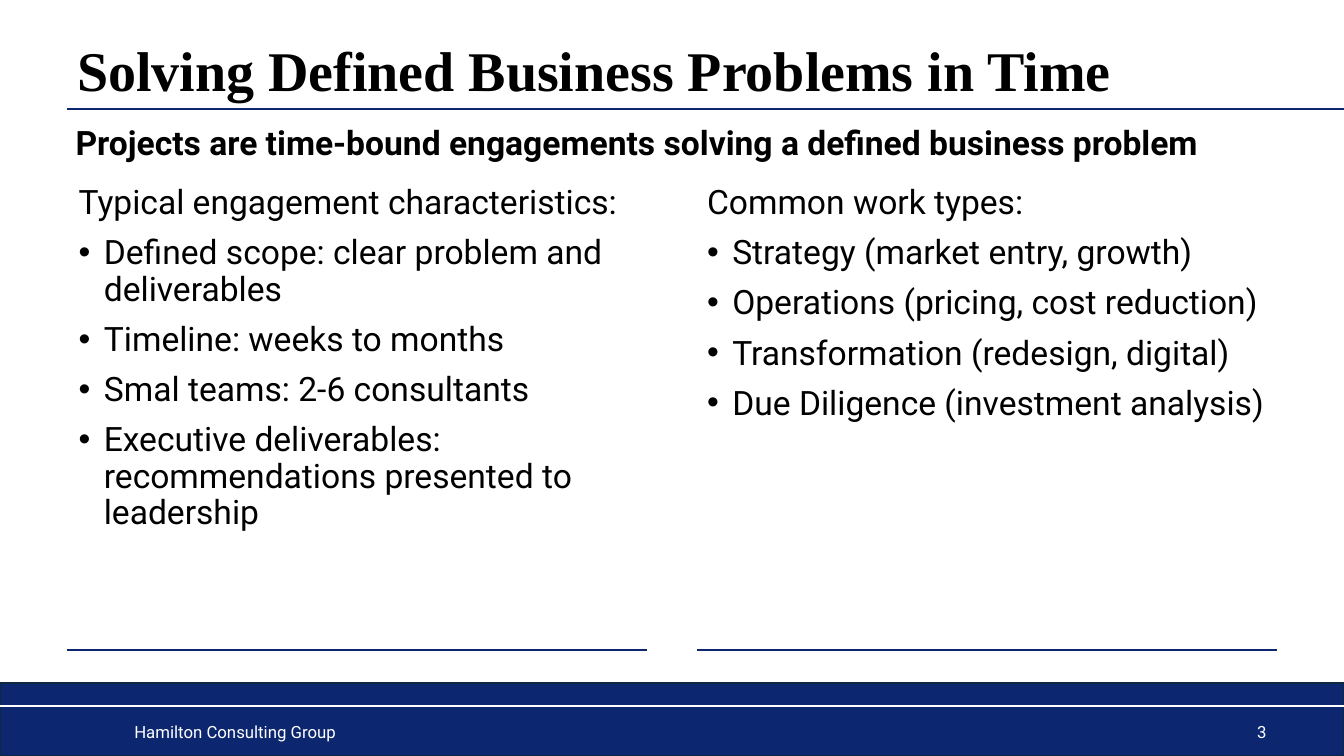
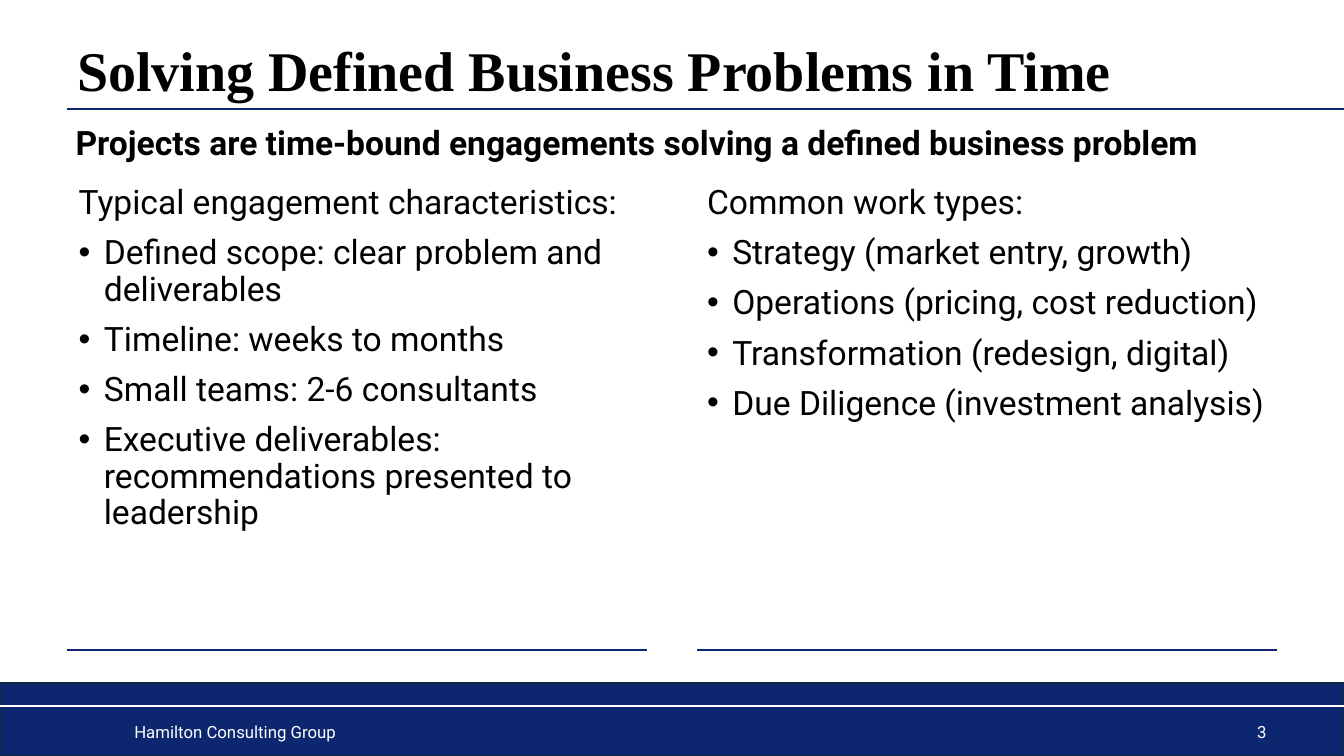
Before and after one commit to jahoward-ai/ubiquitous-dollop, a slide deck: slide 3 of files/case-interview-crash-course.pptx. Drawn at 1344x756 pixels with LibreOffice and Linux fonts; fonts in the diff are those of the drawing. Boxes give left, top, right and bottom in pixels: in the first picture for what was removed or moved away, otherwise in the second. Text is boxed around its words. In the diff, an @@ line names an element or a change of style, - is before the commit and + after.

```diff
--- a/files/case-interview-crash-course.pptx
+++ b/files/case-interview-crash-course.pptx
@@ text at (104, 375, 537, 402): text changed @@
-• Smal teams: 2-6 consultants
+• Small teams: 2-6 consultants
```
Also in this commit, not shown: 9 other slides changed, 26 other files.
